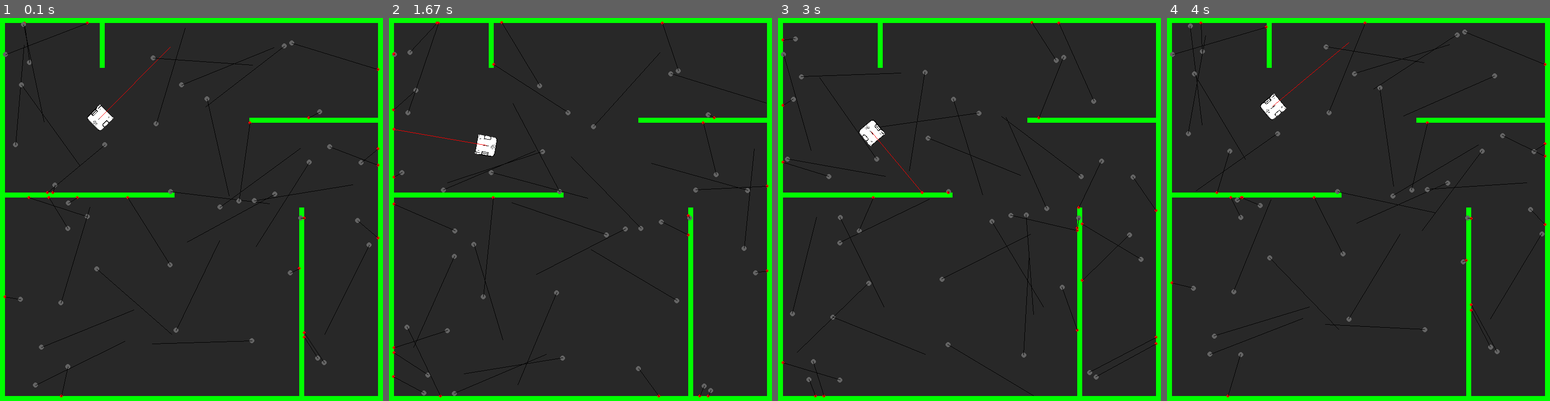
Above: before the commit, frames 1-4 (left to right).
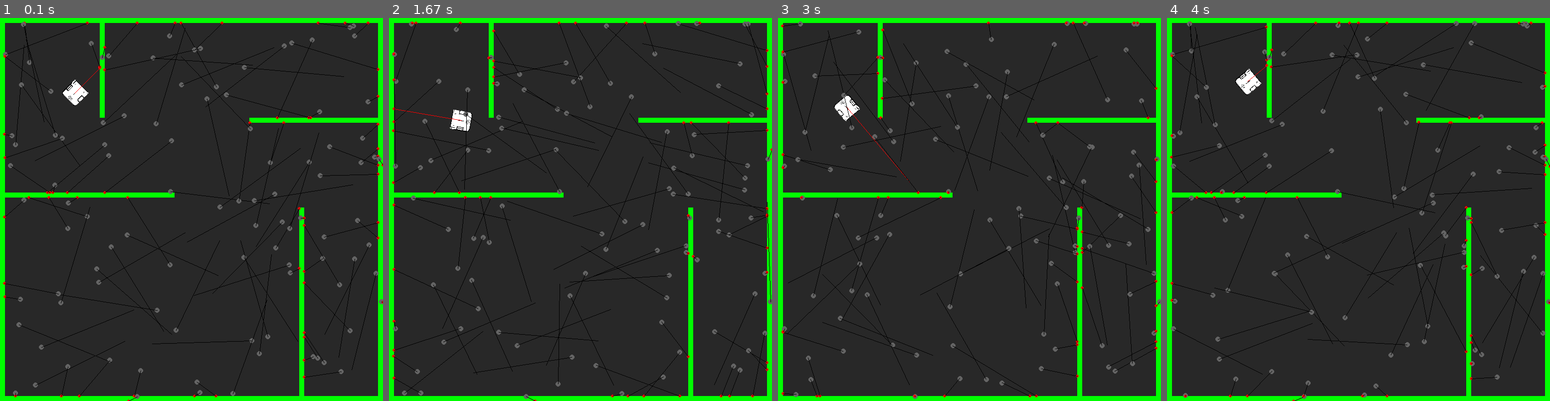
Above: after the commit, the same moments.

Repository: miloshunter/particle_filter_robot_localisation
Game: pygame game, started from main.py
The game is run twice, just before and just after one commit, with the same random seed, the same clock (stepped at 60 frames per second) and the same inputs.
Inputs:
- Up to frame 1 (0.1 s): no input
- Up to frame 2 (1.67 s): hold Right 0.33-0.8 s; hold Up 0.83-1.3 s; hold Right from 1.33 s (still down)
- Up to frame 3 (3 s): release Right at 1.8 s; hold Left 1.83-2.37 s; hold Down 2.4-2.87 s; hold Left from 2.9 s (still down)
- Up to frame 4 (4 s): release Left at 3.37 s; hold Up 3.4-3.87 s; hold Right from 3.9 s (still down)

The runs differ from the first frame. In frame 1, 2.6% of the frame differs, in the area x 0-100%, y 0-100%; in frame 2, 5.3%; in frame 3, 5.1%; in frame 4, 4.8%.

Commit message:
minor changes

Diff:
--- a/Lavirint.py
+++ b/Lavirint.py
@@ -4,12 +4,12 @@
 
 class Lavirint():
     def __init__(self, simulacija):
-        self.zidovi = list()
+        self.zidovi = []
         self.zidovi.append(Zid(simulacija, 0, 0, 768, 10))
         self.zidovi.append(Zid(simulacija, 0, 758, 768, 10))
         self.zidovi.append(Zid(simulacija, 0, 0, 10, 768))
         self.zidovi.append(Zid(simulacija, 758, 0, 10, 768))
-        self.zidovi.append(Zid(simulacija, 200, 0, 10, 100))
+        self.zidovi.append(Zid(simulacija, 200, 0, 10, 200))
         self.zidovi.append(Zid(simulacija, 500, 200, 500, 10))
         self.zidovi.append(Zid(simulacija, 0, 350, 350, 10))
         self.zidovi.append(Zid(simulacija, 600, 380, 10, 500))
--- a/Partikl.py
+++ b/Partikl.py
@@ -14,6 +14,7 @@
     def __init__(self, simulacija, x, y, rot):
         self.grupe = simulacija.svi_sprajtovi
         self.simulacija = simulacija
+        self.crtaj_partikl = True
 
         pg.sprite.Sprite.__init__(self, self.grupe)
 
@@ -44,8 +45,11 @@
             self.vel = vec(0, 0)
 
         self.rot += self.rot_speed
+        self.vel = self.vel.rotate(self.simulacija.robot.rot)
+        self.vel = self.vel.rotate(-self.rot)
         self.pos += self.vel
         # self.image = pg.transform.rotate(self.original_image, self.rot)
         pg.draw.circle(self.image, parametri.SVETLO_SIVA, (5, 5), 5)
+
         self.rect = self.image.get_rect()
         self.rect.center = self.pos
--- a/main.py
+++ b/main.py
@@ -24,9 +24,9 @@
         self.svi_sprajtovi = pg.sprite.Group()
         self.lavirint_sprajtovi = pg.sprite.Group()
         self.lavirint = Lavirint(self)
-        self.robot = Robot(self, 200, 200)
+        self.robot = Robot(self, 150, 150)
         while len(self.partikli) < parametri.BROJ_PARTIKALA:
-            self.kreiraj_partikl((10, 768), (10, 768), (0, 360))
+             self.kreiraj_partikl((10, 768), (10, 768), (0, 360))
 
     def kreiraj_partikl(self, randrange_x, randrange_y, randrange_angle):
         novi_partikl = Partikl(self, random.randrange(max(10, randrange_x[0]), min(768, randrange_x[1])),
@@ -69,10 +69,12 @@
         if len(partikli) > 0:
             while len(partikli) < parametri.BROJ_PARTIKALA:
                 indeks = random.randrange(len(partikli))
-
-                self.kreiraj_partikl((int(partikli[indeks].pos[0]-50), int(partikli[indeks].pos[0]+50)),
-                                     (int(partikli[indeks].pos[1] - 50), int(partikli[indeks].pos[1] + 50)),
-                                     (int(partikli[indeks].rot-10), int(partikli[indeks].rot+10)))
+                distx = 100
+                disty = 100
+                rot = 45
+                self.kreiraj_partikl((int(partikli[indeks].pos[0]-distx), int(partikli[indeks].pos[0]+disty)),
+                                     (int(partikli[indeks].pos[1] - distx), int(partikli[indeks].pos[1] + disty)),
+                                     (int(partikli[indeks].rot-rot), int(partikli[indeks].rot+rot)))
         else:
             while len(self.partikli) < parametri.BROJ_PARTIKALA:
                 self.kreiraj_partikl((10, 768), (10, 768), (0, 360))
@@ -87,9 +89,14 @@
             if dogadjaj.type == pg.KEYDOWN:
                 if dogadjaj.key == pg.K_SPACE:
                     self.algoritam()
+            if dogadjaj.type == pg.KEYDOWN:
+                if dogadjaj.key == pg.K_p:
+                    for partikl in simulacija.partikli:
+                        partikl.crtaj_partikl = not partikl.crtaj_partikl
 
     def azuriraj(self):
         self.svi_sprajtovi.update()
+
 
 
     def crtaj(self):
@@ -113,9 +120,9 @@
 
 
 try:
-    printit()
+  printit()
 except (KeyboardInterrupt, SystemExit):
-    sys.exit()
+   sys.exit()
 
 
 simulacija.glavna_petlja()
--- a/parametri.py
+++ b/parametri.py
@@ -21,4 +21,4 @@
 DUZINA_ROBOTA = 20
 DOMET_LASERA = 200
 
-BROJ_PARTIKALA = 40
+BROJ_PARTIKALA = 100
Not shown, added: .gitignore
